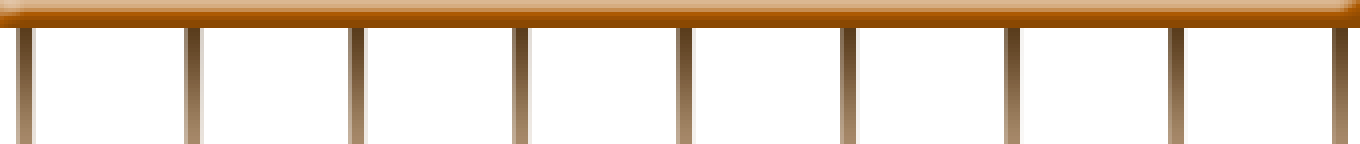
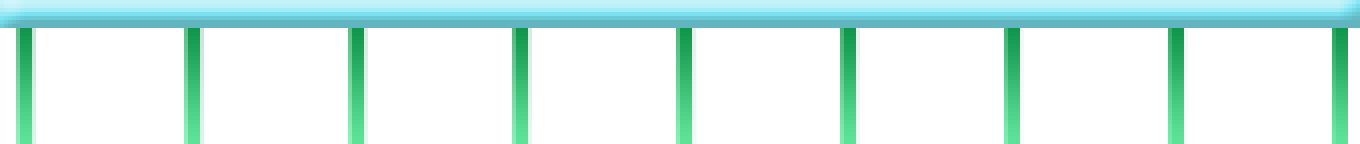
Two versions of the same layered image (w=1360, h=144). Layer-by-layer changes:
painted on "Фигура 6" over [0, 0, 1360, 28]
painted on "Фигура 7" over [16, 16, 1348, 144]
